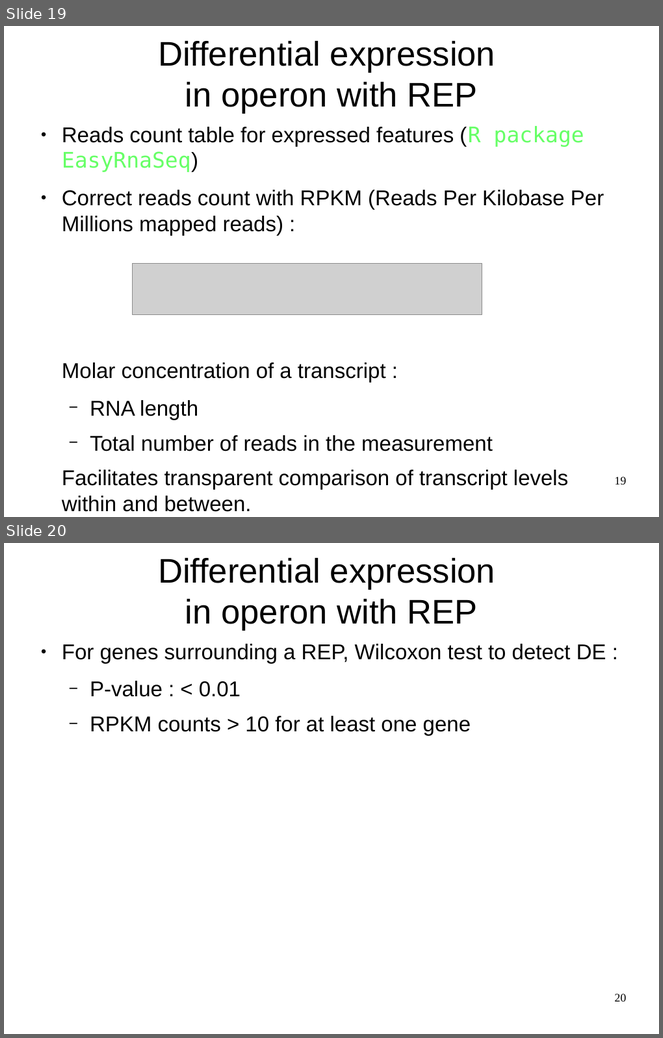
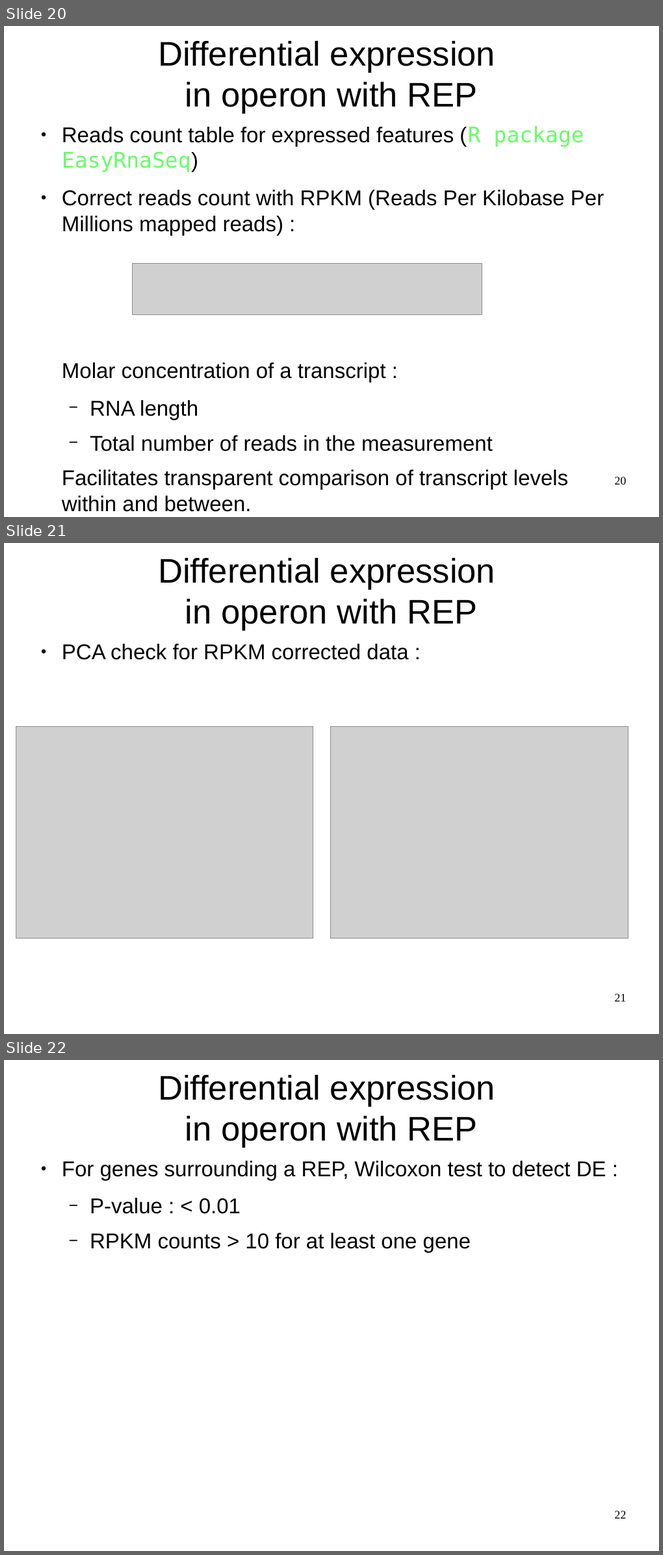
Before and after one commit to mesmeraf/stage_M2, a slide deck: presentation.odp. Shown one above the other, each under a label of ours: slides 19 and 20 before the commit, slides 20, 21 and 22 after it. The pictures are 663x1038 and 663x1555 pixels, drawn with LibreOffice and Linux fonts; fonts in the diff are those of the drawing; grey boxes stand for pictures; background and template pictures are left out. Boxes give left, top, right and bottom in pixels: in the first picture for what was removed or moved away, otherwise in the second. Text is boxed around its words. In the diff, an @@ line names an element or a change of style, - is before the commit and + after.

```diff
--- a/presentation.odp
+++ b/presentation.odp
@@ slide 21 added at <box>4,543,659,1034</box>, background picture (left out) @@
@@ title added at <box>158,558,495,631</box>, 41.4 pt, text #000000 @@
+Differential expression
+in operon with REP
@@ text added at <box>62,644,408,660</box>, 26 pt, text #000000 @@
+● PCA check for RPKM corrected data :
@@ picture added at <box>16,727,313,939</box> @@
@@ picture added at <box>331,727,628,939</box> @@
@@ page number added at <box>615,994,627,1002</box>, 14 pt, text #000000 @@
+21
@@ what was slide 19 is now slide 20 @@
@@ page number at <box>615,477,627,485</box>: text changed @@
-19
+20
@@ what was slide 20 is now slide 22 @@
@@ page number at <box>615,1511,627,1519</box>: text changed @@
-20
+22
```
Also in this commit, not shown: 2 slides changed, 3 other slides added.
